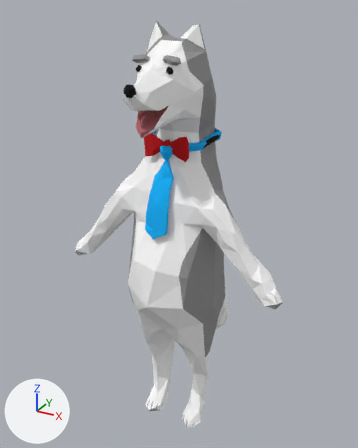
One commit to the FBX model Assets/Artwork/Characters/MidlevelDog/midlevel_dog_fbx.fbx: the scene before it, then after it.
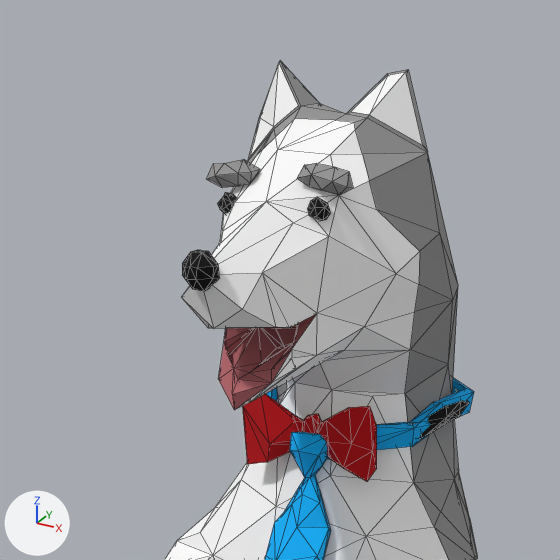
There are two pictures of each version: one whole from a 50 mm lens placed at (1.013, -1.854, 2.007), pointed at (-0.045, 0.07, 1.045), one close up on the part from 17% to 70% of the width and 0% to 42% of the height. Every picture has the same lights, and +X, +Y and +Z are marked at lower left. The close-ups show mesh edges as thin lines. Where no turn or scale is listed for an object, it has been applied to the vertices.

The scene before the commit, as lines of its bpy script (objects in view):
```python
me_mesh_002 = bpy.data.meshes.new('Mesh.002')
me_mesh_002.from_pydata(...)  # 625 vertices, 1101 faces; spans x -0.54..0.55, y -0.39..0.51, z -0.02..1.95
me_mesh_002.materials.append(mat_midleveldog)  # picture img_wolfpalette_png
me_mesh_027 = bpy.data.meshes.new('Mesh.027')
me_mesh_027.from_pydata(...)  # 117 vertices, 230 faces; spans x -0.157..0.155, y -0.237..0.162, z 1.098..1.527
me_mesh_027.materials.append(mat_midleveldog)  # picture img_wolfpalette_png
me_mesh_029 = bpy.data.meshes.new('Mesh.029')
me_mesh_029.from_pydata(...)  # 96 vertices, 188 faces; spans x -0.161..0.156, y -0.134..0.155, z 1.42..1.534
me_mesh_029.materials.append(mat_midleveldog)  # picture img_wolfpalette_png
ob_body = bpy.data.objects.new('body', me_mesh_002)
ob_body.location = (0.0, 0.0, 0.0)
ob_bowtie = bpy.data.objects.new('bowtie', me_mesh_029)
ob_bowtie.location = (0.0, 0.0, 0.0)
ob_tie = bpy.data.objects.new('tie', me_mesh_027)
ob_tie.location = (0.0, 0.0, 0.0)
```
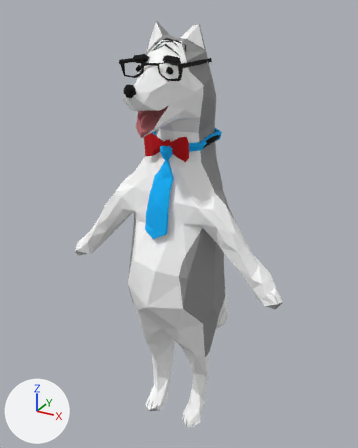
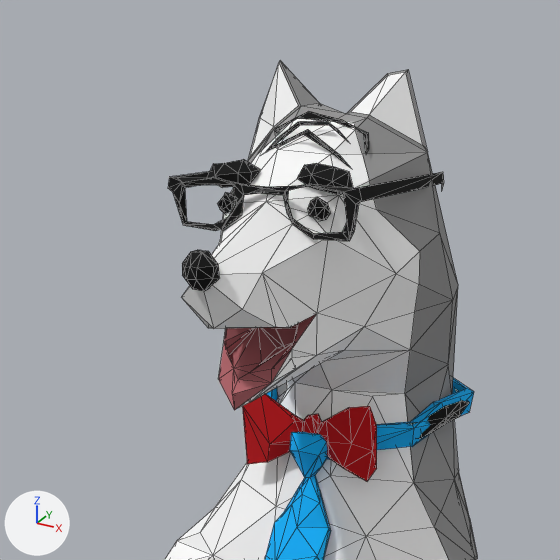
Pixel boxes (x1, y1, x2, y2) of what changed, in the close-ups (560 x 560 px):
'glasses', added (black)
    after: (168, 171, 444, 241)
'hair', added
    after: (266, 112, 369, 167)
part 1 of me_mesh_002, surface changed (grey to black)
    both: (207, 159, 353, 195)

What changed in the scene script:
```text
Change me_mesh_002:
    where me_mesh_002.from_pydata(...)  # 625 vertices, 1101 faces; spans x -0.54..0.55, y -0.39..0.51, z -0.02..1.95
    used by ob_body; location = (0.0, 0.0, 0.0)
    me_mesh_002 part 1: texture (UV) coordinates of 56 of 1101 faces, centred in x -0.1..0.1, y -0.31..-0.03, z 1.66..1.93, changed; they spanned u 0.17..0.92, v 0.08..0.69 and now span u 0.17..0.75, v 0.09..0.91
Add me_cube_005:
    me_cube_005.from_pydata(...)  # 38 vertices, 64 faces; spans x -0.073..0.084, y -0.147..-0.075, z -0.025..0.041
    me_cube_005.materials.append(mat_midleveldog)  # picture img_wolfpalette_png
Add me_cube_002:
    me_cube_002.from_pydata(...)  # 77 vertices, 172 faces; spans x -0.141..0.143, y -0.236..0.043, z -0.099..-0.033
    me_cube_002.materials.append(mat_midleveldog)  # picture img_wolfpalette_png
Add ob_hair:
    ob_hair = bpy.data.objects.new('hair', me_cube_005)
    ob_hair.location = (0.0, 0.0, 1.856)
Add ob_glasses:
    ob_glasses = bpy.data.objects.new('glasses', me_cube_002)
    ob_glasses.location = (0.0, 0.0, 1.856)
```
